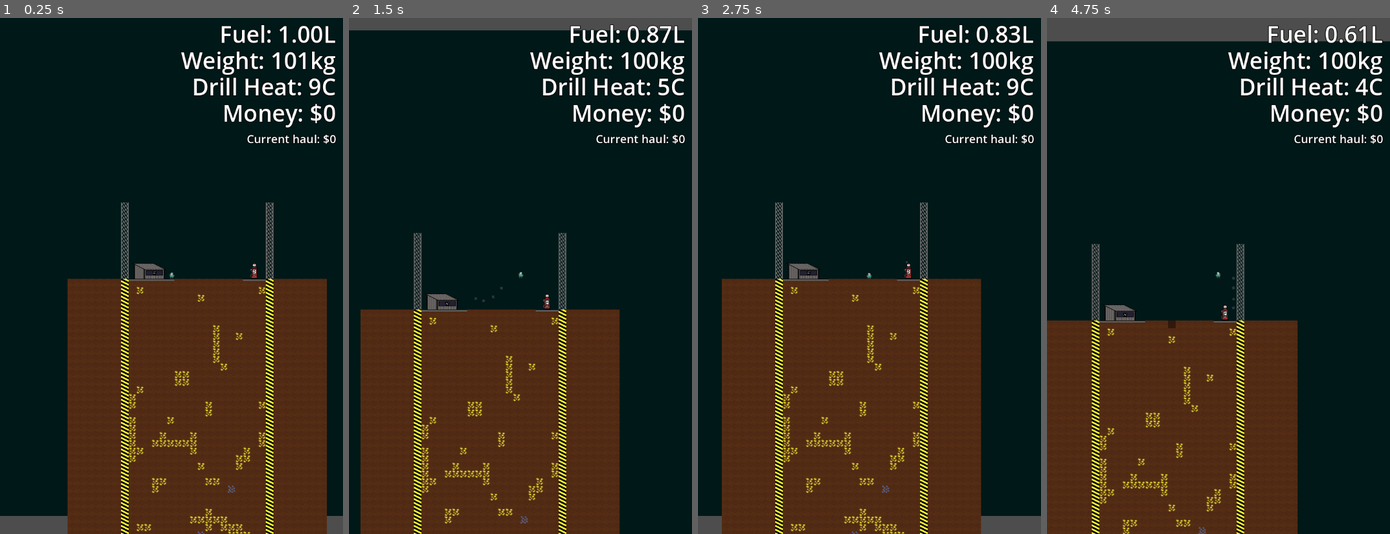
Above: before the commit, frames 1-4 (left to right).
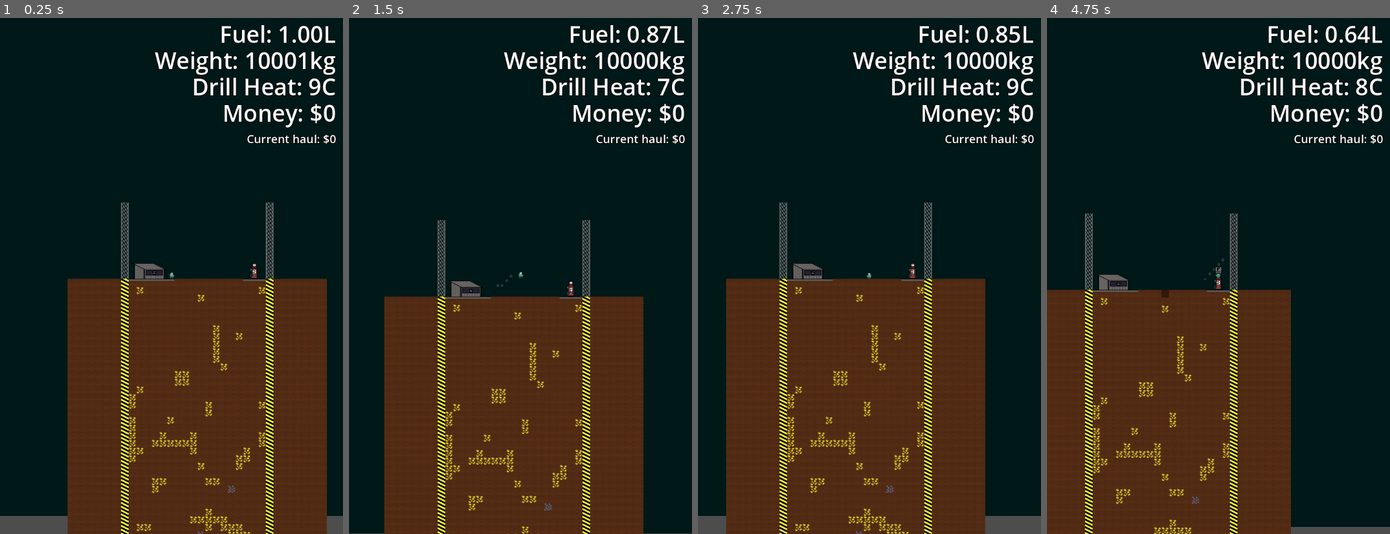
Above: after the commit, the same moments.

Repository: brikr/ludum-dare-57
Game: Godot game, scene res://scenes/main/main.tscn
Same seed, same stepped clock (60 frames per second), same inputs: the game is played once before the commit and once after it.
Inputs (mouse positions are in pixels of both pictures, inside the frame that each line leads up to):
- Up to frame 1 (0.25 s): no input
- Up to frame 2 (1.5 s): tap Enter at 0.5 s; move the mouse to (595, 250) at 0.52 s; hold Space (jump) 0.53-1.28 s; hold D (move_right) from 0.53 s (still down); move the mouse to (451, 301) at 1.27 s; tap F (interact) at 1.35 s
- Up to frame 3 (2.75 s): tap Space (jump) at 1.52, 1.55, 1.82, 2.3 s; move the mouse to (903, 162) at 2.02 s; release D (move_right) at 2.03 s; press the mouse at (903, 162) at 2.03 s; hold A (move_left) from 2.03 s (still down)
- Up to frame 4 (4.75 s): move the mouse to (1201, 379) at 2.77 s; release A (move_left) at 2.78 s; release the mouse at (1201, 379) at 2.78 s; hold D (move_right) 2.78-4.28 s; tap Space (jump) at 2.85, 3.02, 3.32, 4.52, 4.55 s; move the mouse to (1321, 353) at 3.52 s; hold Space (jump) 3.53-4.28 s; tap F (interact) at 3.6 s; move the mouse to (1115, 198) at 4.27 s; hold A (move_left) from 4.28 s (still down); click (1115, 198) at 4.35 s

The runs differ from the first frame. In frame 1, 0.8% of the frame differs, in the area x 45-95%, y 6-11%; in frame 2, 18%, in the area x 0-100%, y 0-100%; in frame 3, 8.1%; in frame 4, 16%.

Commit message:
movement weight tweaks

Diff:
--- a/scenes/player/player.gd
+++ b/scenes/player/player.gd
@@ -11,30 +11,36 @@
 ## Stats might change from shop items or temporary boosts
 ## Weight
 # how fat u r (in kg)
-var player_weight = 100.0
+var player_weight = 10000.0
 ## Speed and acceleration
 # max horizontal ground speed
-var speed = 150.0
+var max_top_speed = 200.0
+# lowest your top speed can be if you're overburdened
+var min_top_speed = 75.0
+# how much your top speed is lowered per kg of weight
+var speed_penalty = 0.5
 # acceleration (per physics frame)
 var accel = 30.0
 # acceleration in the air
 var air_accel = 5.0
 ## Jumping
 # instantaneous vertical velocity bonus when jumping off the ground at 0kg
-var max_jump_velocity = 250.0
+var max_jump_velocity = 200.0
 # lowest jump velocity can go to if you're overburdened
 var min_jump_velocity = 150.0
 # how much your jump velocity is lowered per kg of weight
-var jump_velocity_penalty = 0.5
+var jump_velocity_penalty = 0.0
 ## Jetpack
 # jetpack vertical acceleration at 0kg
 var max_jetpack_accel = 40.0
 # lowest jetpack accel can go to if you're overburdened
 var min_jetpack_accel = 15.0
 # how much your jetpack accel is lowered per kg of weight
-var jetpack_accel_penalty = 0.1
+var jetpack_accel_penalty = 0.0
 # max upward speed
-var jetpack_speed_limit = 175.0
+var max_jetpack_top_speed = 225.0
+var min_jetpack_top_speed = 80.0
+var jetpack_speed_penalty = 0.5
 # gas tank size (in mL)
 var fuel_capacity = 1000.0
 # how much fuel the jetpack consumes (in mL per physics frame)
@@ -137,7 +143,7 @@
     var move_direction = Input.get_axis("move_left", "move_right")
     if move_direction:
       facing_right = move_direction > 0
-      velocity.x = move_toward(velocity.x, move_direction * speed, accel)
+      velocity.x = move_toward(velocity.x, move_direction * get_top_speed(), accel)
     else:
       velocity.x = move_toward(velocity.x, 0, accel)
   else:
@@ -150,14 +156,14 @@
     var move_direction = Input.get_axis("move_left", "move_right")
     if move_direction:
       facing_right = move_direction > 0
-      velocity.x = move_toward(velocity.x, move_direction * speed, air_accel)
+      velocity.x = move_toward(velocity.x, move_direction * get_top_speed(), air_accel)
     else:
       velocity.x = move_toward(velocity.x, 0, air_accel)
 
     if Input.is_action_pressed("jump") && $JetpackDelay.is_stopped() && current_fuel > 0:
       is_jetpacking = true
       # jetpack go brrr
-      velocity.y = move_toward(velocity.y, -jetpack_speed_limit, get_jetpack_accel())
+      velocity.y = move_toward(velocity.y, -get_jetpack_top_speed(), get_jetpack_accel())
       # consume fuel
       current_fuel -= jetpack_fuel_efficiency
       $JetpackExhaust.emitting = true
@@ -267,8 +273,14 @@
   haul_weight += current_digging_tile.weight()
   haul_value += current_digging_tile.value()
 
+func get_top_speed() -> float:
+  return max(max_top_speed - get_total_weight() * speed_penalty, min_top_speed)
+
 func get_jump_velocity() -> float:
   return max(max_jump_velocity - get_total_weight() * jump_velocity_penalty, min_jump_velocity)
+
+func get_jetpack_top_speed() -> float:
+  return max(max_jetpack_top_speed - get_total_weight() * jetpack_speed_penalty, min_jetpack_top_speed)
 
 func get_jetpack_accel() -> float:
   return max(max_jetpack_accel - get_total_weight() * jetpack_accel_penalty, min_jetpack_accel)
